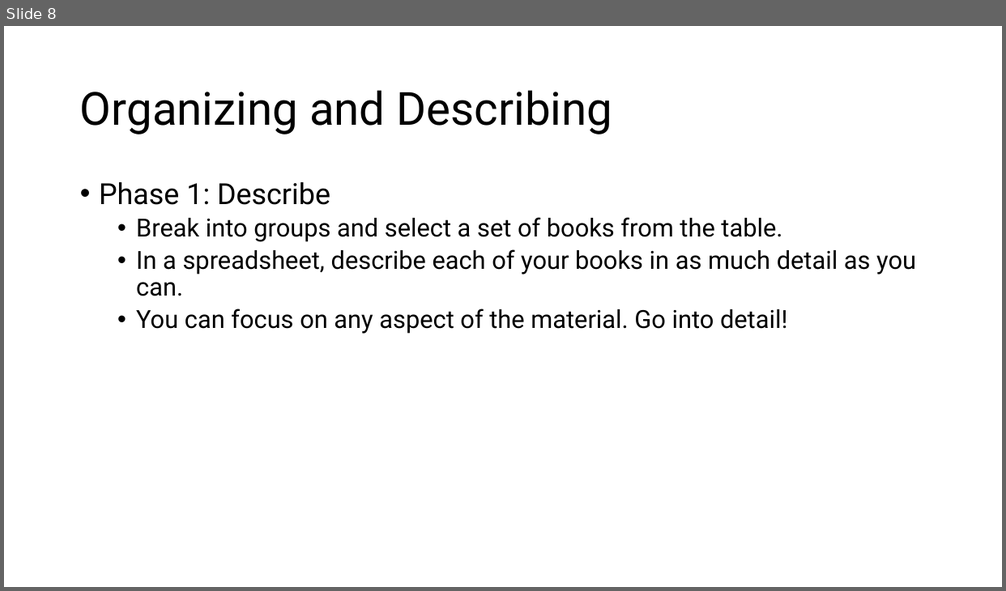
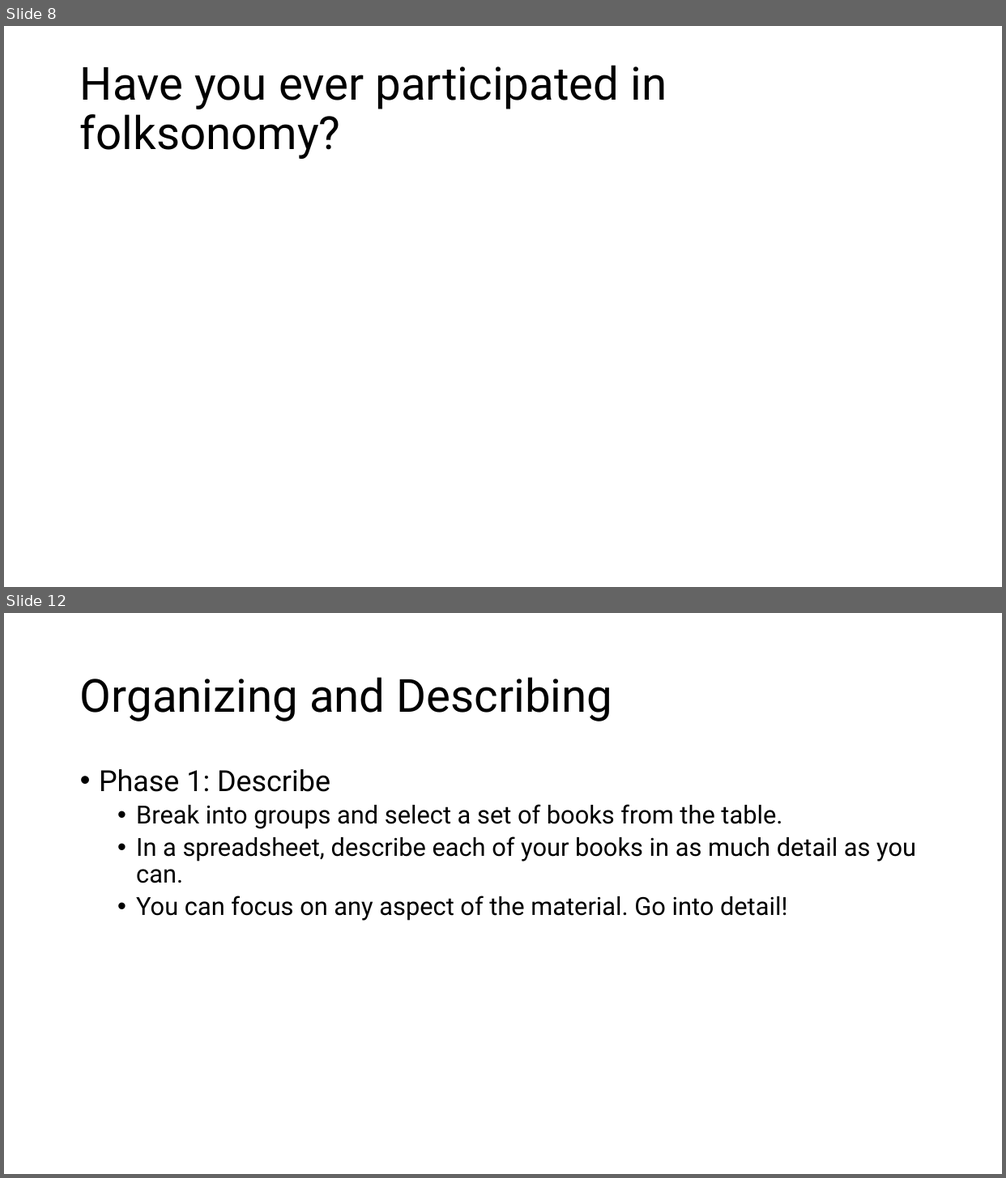
Before and after one commit to walshbr/data-for-the-rest-of-us, a slide deck: resources/week-3/description.pptx. Shown one above the other, each under a label of ours: slide 8 before the commit, slides 8 and 12 after it; the slides between them are not shown. The pictures are 1006x591 and 1006x1178 pixels, drawn with LibreOffice and Linux fonts; fonts in the diff are those of the drawing. Boxes give left, top, right and bottom in pixels: in the first picture for what was removed or moved away, otherwise in the second. Text is boxed around its words. In the diff, an @@ line names an element or a change of style, - is before the commit and + after.

```diff
--- a/resources/week-3/description.pptx
+++ b/resources/week-3/description.pptx
@@ slide 8 added at [4, 26, 1002, 587], background #FFFFFF @@
@@ title added at [80, 65, 667, 159], 44 pt, text #000000 @@
+Have you ever participated in folksonomy?
@@ what was slide 8 is now slide 12 @@
```
Also in this commit, not shown: 5 slides changed, 7 other slides added, 1 slide removed.
